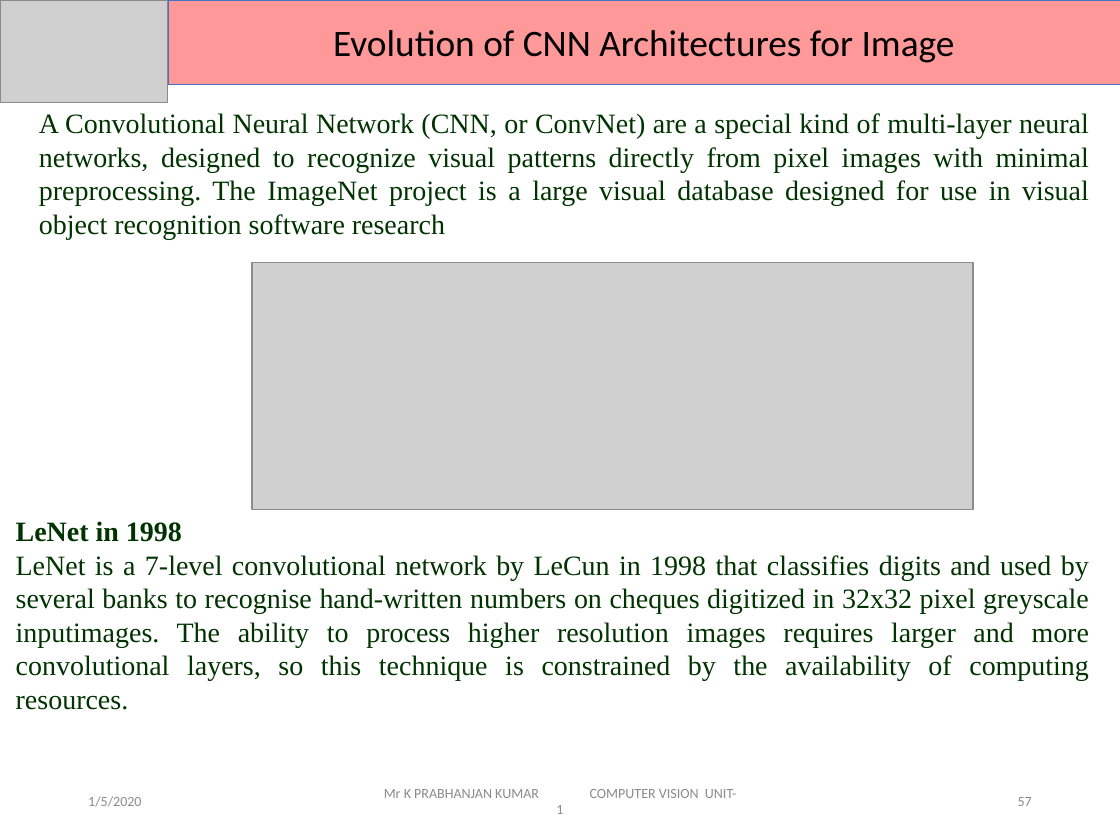
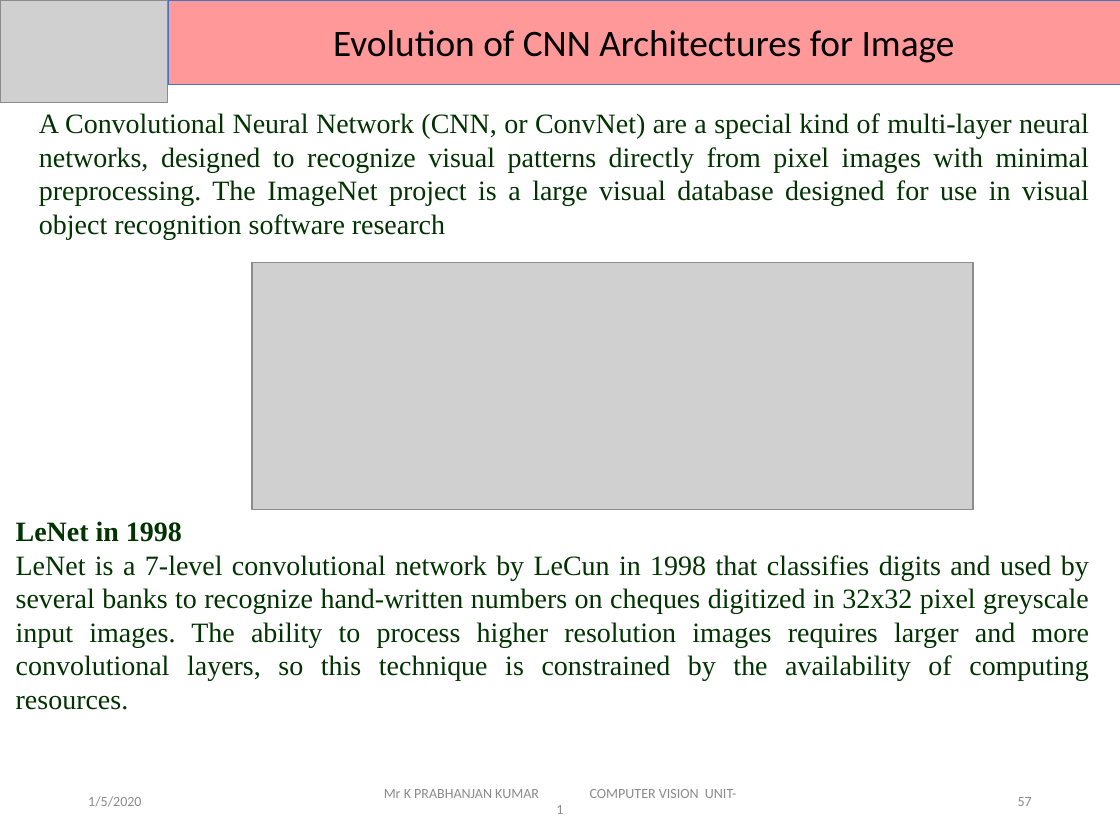
Before and after one commit to DevGoyalG/NIET-Study-Material, a slide deck: slide 57 of CSE (Artificial Intelligence and Machine Learning)/Fourth Year/Seventh Semester/PPTs/Computer Vision/CV - Unit 1.pptx. Drawn at 1120x840 pixels with LibreOffice and Linux fonts; fonts in the diff are those of the drawing; grey boxes stand for pictures. Boxes give left, top, right and bottom in pixels: in the first picture for what was removed or moved away, otherwise in the second. Text is boxed around its words. In the diff, an @@ line names an element or a change of style, - is before the commit and + after.

```diff
--- a/CSE (Artificial Intelligence and Machine Learning)/Fourth Year/Seventh Semester/PPTs/Computer Vision/CV - Unit 1.pptx
+++ b/CSE (Artificial Intelligence and Machine Learning)/Fourth Year/Seventh Semester/PPTs/Computer Vision/CV - Unit 1.pptx
@@ text at [16,555,1089,710]: text changed @@
-LeNet is a 7-level convolutional network by LeCun in 1998 that classifies digits and used by several banks to recognise hand-written numbers on cheques digitized in 32x32 pixel greyscale inputimages. The ability to process higher resolution images requires larger and more convolutional layers, so this technique is constrained by the availability of computing resources.
+LeNet is a 7-level convolutional network by LeCun in 1998 that classifies digits and used by several banks to recognize hand-written numbers on cheques digitized in 32x32 pixel greyscale input images. The ability to process higher resolution images requires larger and more convolutional layers, so this technique is constrained by the availability of computing resources.
```
Also in this commit, not shown: 9 other slides changed, 12 other files.
